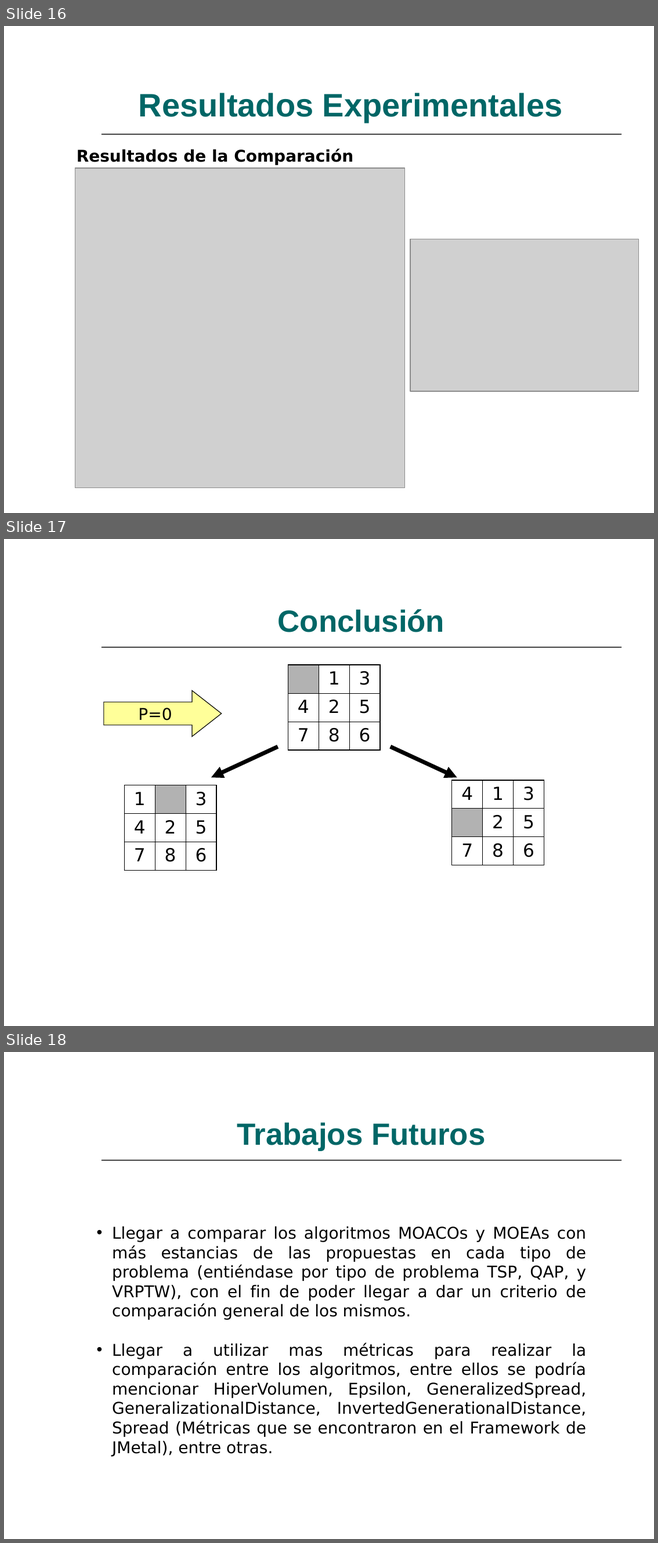
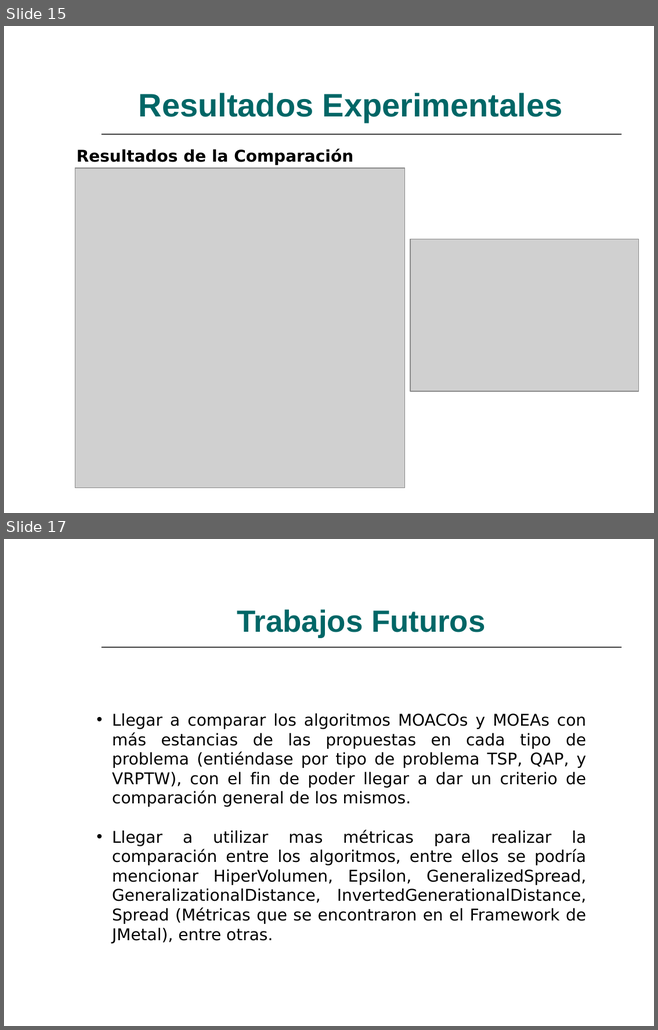
Before and after one commit to lokolte/ia-2008, a slide deck: TrabajoPracticoFinal/Diapositiva/DiapositivaM3asMoacsNsgaSpea.ppt. Shown one above the other, each under a label of ours: slides 16, 17 and 18 before the commit, slides 15 and 17 after it; the slides between them are not shown. The pictures are 658x1543 and 658x1030 pixels, drawn with LibreOffice and Linux fonts; fonts in the diff are those of the drawing; grey boxes stand for pictures. Boxes give left, top, right and bottom in pixels: in the first picture for what was removed or moved away, otherwise in the second. Text is boxed around its words. In the diff, an @@ line names an element or a change of style, - is before the commit and + after.

```diff
--- a/TrabajoPracticoFinal/Diapositiva/DiapositivaM3asMoacsNsgaSpea.ppt
+++ b/TrabajoPracticoFinal/Diapositiva/DiapositivaM3asMoacsNsgaSpea.ppt
@@ slide 17 removed at (4,539,654,1026), background #FFFFFF; not listed: 3 template elements that a slide beside it also shows @@
@@ title removed at (278,609,444,632) @@
-Conclusión
@@ table removed at (288,665,379,750), 3 rows, 3 columns @@
- | 1 | 3
-4 | 2 | 5
-7 | 8 | 6
@@ right arrow removed at (103,690,221,736) @@
-P=0
@@ arrow removed from (278, 747) to (211, 777) @@
@@ arrow removed from (390, 747) to (457, 777) @@
@@ table removed at (452,780,543,864), 3 rows, 3 columns @@
-4 | 1 | 3
- | 2 | 5
-7 | 8 | 6
@@ table removed at (124,785,216,870), 3 rows, 3 columns @@
-1 |  | 3
-4 | 2 | 5
-7 | 8 | 6
@@ what was slide 16 is now slide 15 @@
@@ what was slide 18 is now slide 17 @@
```
Also in this commit, not shown: 2 slides changed, 1 slide added, 1 other slide removed.
